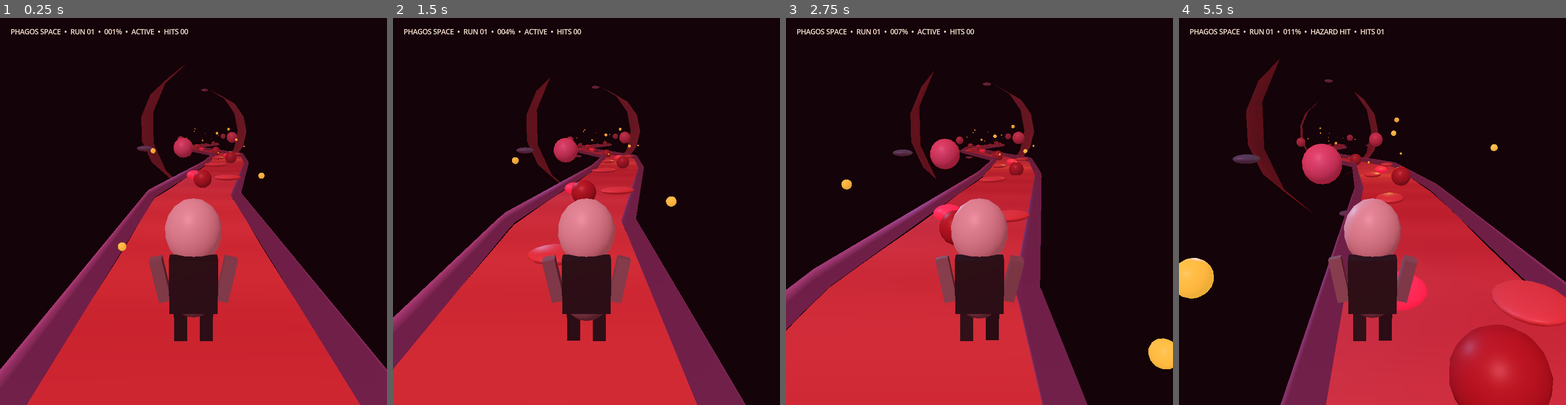
Above: before the commit, frames 1-4 (left to right).
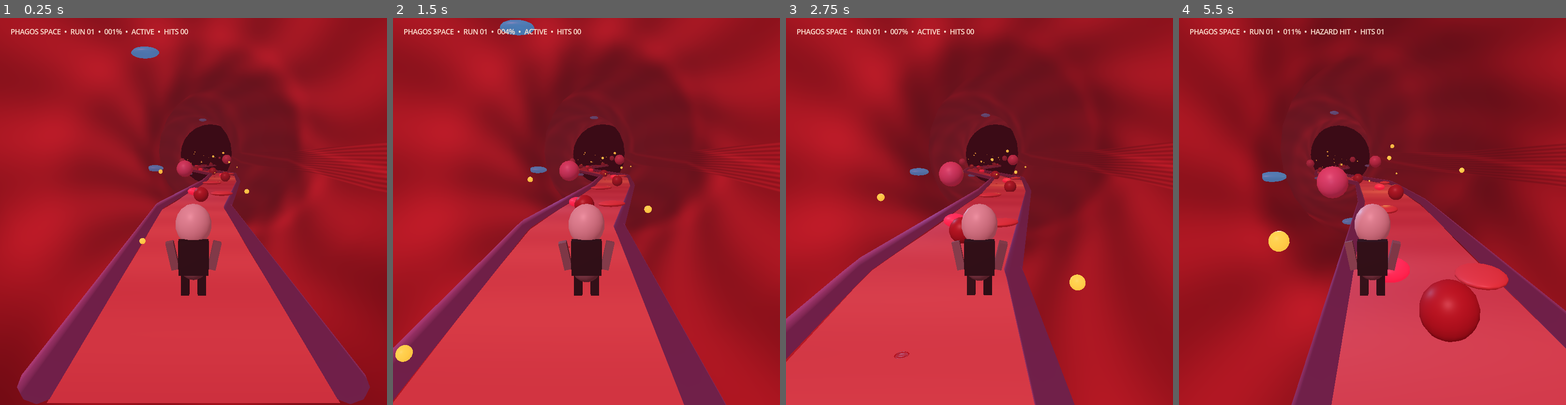
Above: after the commit, the same moments.

Repository: zamadye/Phagos_Space
Game: Godot game, scene res://scenes/Main.tscn
The game is run twice, just before and just after one commit, with the same random seed, the same clock (stepped at 60 frames per second) and the same inputs.
Inputs:
- Up to frame 1 (0.25 s): no input
- Up to frame 2 (1.5 s): hold D (move_right) 0.53-1.28 s; hold A (move_left) from 1.28 s (still down)
- Up to frame 3 (2.75 s): release A (move_left) at 2.03 s; hold D (move_right) from 2.03 s (still down)
- Up to frame 4 (5.5 s): release D (move_right) at 3.53 s; hold A (move_left) from 3.53 s (still down)

The runs differ from the first frame. In frame 1, 77% of the frame differs, in the area x 0-100%, y 0-100%; in frame 2, 77%; in frame 3, 78%; in frame 4, 84%.

Commit message:
qa: make browser smoke test self-contained
Co-authored-by: arena-agent <297053741+arena-agent@users.noreply.github.com>

Diff:
--- a/scripts/main.gd
+++ b/scripts/main.gd
@@ -6,6 +6,7 @@
 ## imported GLB scenes without changing the path/camera/streaming contract.
 
 const BioActorScript = preload("res://scripts/bio_actor.gd")
+const SiderocyteScene = preload("res://assets/siderocyte.glb")
 
 const TRACK_WIDTH := 5.4
 const RAIL_RADIUS := 0.34
@@ -83,7 +84,7 @@
 func _build_environment() -> void:
 	var environment := Environment.new()
 	environment.background_mode = Environment.BG_COLOR
-	environment.background_color = Color("140308")
+	environment.background_color = Color("3b0b16")
 	environment.ambient_light_source = Environment.AMBIENT_SOURCE_COLOR
 	environment.ambient_light_color = Color("b84f5b")
 	environment.ambient_light_energy = 0.72
@@ -171,9 +172,16 @@
 	tunnel_material = _make_tunnel_material()
 	var tunnel := MeshInstance3D.new()
 	tunnel.name = "AnimatedVesselShell"
-	tunnel.mesh = _make_tunnel_mesh(22, 15)
+	tunnel.mesh = _make_tunnel_mesh(64, 24)
 	tunnel.material_override = tunnel_material
 	add_child(tunnel)
+
+	var tunnel_cap := MeshInstance3D.new()
+	tunnel_cap.name = "VesselFarEndCap"
+	tunnel_cap.mesh = _make_tunnel_cap_mesh(24)
+	var cap_material := _material(Color("7b1b2b"), Color("5a101e"), 0.62)
+	tunnel_cap.material_override = cap_material
+	add_child(tunnel_cap)
 
 func _make_tunnel_mesh(rings: int, ring_vertices: int) -> ArrayMesh:
 	var vertices := PackedVector3Array()
@@ -206,6 +214,25 @@
 			indices.append(next_both)
 	return _array_mesh(vertices, normals, uvs, indices)
 
+func _make_tunnel_cap_mesh(ring_vertices: int) -> ArrayMesh:
+	var frame := _path_frame(path_length)
+	var center: Vector3 = frame.position + frame.up * TUNNEL_CENTER_HEIGHT
+	var vertices := PackedVector3Array([center])
+	var normals := PackedVector3Array([-frame.tangent])
+	var uvs := PackedVector2Array([Vector2(0.5, 0.5)])
+	var indices := PackedInt32Array()
+	for slice in ring_vertices:
+		var around := TAU * float(slice) / float(ring_vertices)
+		var radial: Vector3 = (frame.right * cos(around) + frame.up * sin(around)).normalized()
+		vertices.append(center + radial * TUNNEL_RADIUS)
+		normals.append(-frame.tangent)
+		uvs.append(Vector2(0.5 + cos(around) * 0.5, 0.5 + sin(around) * 0.5))
+	for slice in ring_vertices:
+		indices.append(0)
+		indices.append(1 + slice)
+		indices.append(1 + ((slice + 1) % ring_vertices))
+	return _array_mesh(vertices, normals, uvs, indices)
+
 func _build_track() -> void:
 	track_material = _make_track_material()
 	rail_material = StandardMaterial3D.new()
@@ -305,8 +332,8 @@
 	actors_root.name = "LivingBiologicalActors"
 	add_child(actors_root)
 
-	var blue_material := _material(Color("3679a6"), Color("173954"), 0.15)
-	var yellow_material := _material(Color("f3c64c"), Color("f8ba3c"), 0.72)
+	var blue_material := _material(Color("2c78ad"), Color("1e73aa"), 0.95)
+	var yellow_material := _material(Color("f3c64c"), Color("f8ba3c"), 0.88)
 	var red_material := _material(Color("d85e64"), Color("4c101d"), 0.18)
 	var virus_material := _material(Color("9d2939"), Color("3d0711"), 0.24)
 	var vesicle_material := _material(Color("d26b91"), Color("7d1d4d"), 0.3)
@@ -320,7 +347,7 @@
 		var shell_center: Vector3 = frame.position + frame.up * TUNNEL_CENTER_HEIGHT
 		var normal: Vector3 = (frame.right * cos(angle) + frame.up * sin(angle)).normalized()
 		var actor := _actor_with_mesh("BlueMembraneCell_%02d" % index, _sphere_mesh(), blue_material)
-		actor.configure(shell_center + normal * (TUNNEL_RADIUS - 0.42), Vector3(1.35, 0.46, 0.9), float(index) * 1.31, 0.75, 0.12, 0.08)
+		actor.configure(shell_center + normal * (TUNNEL_RADIUS - 1.1), Vector3(1.65, 0.6, 1.1), float(index) * 1.31, 0.75, 0.12, 0.08)
 		actor.drift_axis = frame.tangent
 		actors_root.add_child(actor)
 
@@ -338,7 +365,19 @@
 		var distance := 18.0 + float(index) * 15.5
 		var frame := _path_frame(minf(distance, path_length - 5.0))
 		var offset := sin(float(index) * 1.8) * 1.8
-		var actor := _actor_with_mesh("RedBloodCell_%02d" % index, _sphere_mesh(), red_material)
+		var actor: BioActor = BioActorScript.new()
+		actor.name = "RedBloodCell_%02d" % index
+		if index % 3 == 0:
+			var siderocyte: Node3D = SiderocyteScene.instantiate()
+			siderocyte.name = "SiderocyteGLBVisual"
+			siderocyte.scale = Vector3.ONE * 0.34
+			actor.add_child(siderocyte)
+		else:
+			var visual := MeshInstance3D.new()
+			visual.name = "ProceduralRedCellVisual"
+			visual.mesh = _sphere_mesh()
+			visual.material_override = red_material
+			actor.add_child(visual)
 		actor.configure(frame.position + frame.right * offset + frame.up * 0.7, Vector3(0.95 + fmod(float(index), 3.0) * 0.22, 0.24, 0.82), float(index) * 0.9, 0.9, 0.22, 0.25)
 		actor.drift_axis = frame.tangent
 		actors_root.add_child(actor)
@@ -490,7 +529,7 @@
 	var shader := Shader.new()
 	shader.code = """
 shader_type spatial;
-render_mode cull_front, diffuse_burley, specular_disabled;
+render_mode cull_disabled, unshaded, specular_disabled;
 
 uniform vec3 red_deep : source_color = vec3(0.20, 0.015, 0.028);
 uniform vec3 red_mid : source_color = vec3(0.46, 0.045, 0.075);
@@ -533,8 +572,8 @@
 void fragment() {
     float current = sin(UV.x * 42.0 - TIME * 2.4) * 0.5 + 0.5;
     float zone = sin(UV.x * 4.2) * 0.5 + 0.5;
-    vec3 salmon_a = vec3(0.68, 0.25, 0.30);
-    vec3 salmon_b = vec3(0.90, 0.48, 0.47);
+    vec3 salmon_a = vec3(0.70, 0.34, 0.40);
+    vec3 salmon_b = vec3(0.96, 0.62, 0.58);
     vec3 color = mix(salmon_a, salmon_b, zone * 0.38 + current * 0.12);
     ALBEDO = color;
     ROUGHNESS = 0.54;
@@ -611,7 +650,7 @@
 	camera = Camera3D.new()
 	camera.name = "Camera3D_ThirdPersonChase"
 	camera.current = true
-	camera.fov = 50.0
+	camera.fov = 55.0
 	camera.near = 0.05
 	camera.far = 190.0
 	add_child(camera)
@@ -654,9 +693,9 @@
 	player.global_position = player_position
 	player.look_at(player_position + frame.tangent, frame.up)
 
-	var camera_position: Vector3 = player_position - frame.tangent * 7.0 + frame.up * 3.6
+	var camera_position: Vector3 = player_position - frame.tangent * 10.0 + frame.up * 3.8
 	camera.global_position = camera_position
-	camera.look_at(player_position + frame.tangent * 9.0 + frame.up * 0.65, frame.up)
+	camera.look_at(player_position + frame.tangent * 12.0 + frame.up * 0.55, frame.up)
 
 	var run_phase := elapsed_run_time * 7.0
 	if player_parts.has("body"):
Binary file added: assets/siderocyte.glb
Binary file added: evidence/m1-web-smoke.png
Not shown, changed: export_presets.cfg
Not shown, added: tools/browser/package-lock.json
Not shown, changed: tools/browser/package.json
Not shown, added: docs/ASSET_SOURCES.md
Not shown, changed: docs/M1_EVIDENCE.md
Not shown, changed: index.html
Not shown, changed: index.pck
Not shown, changed: tools/browser/smoke.mjs
